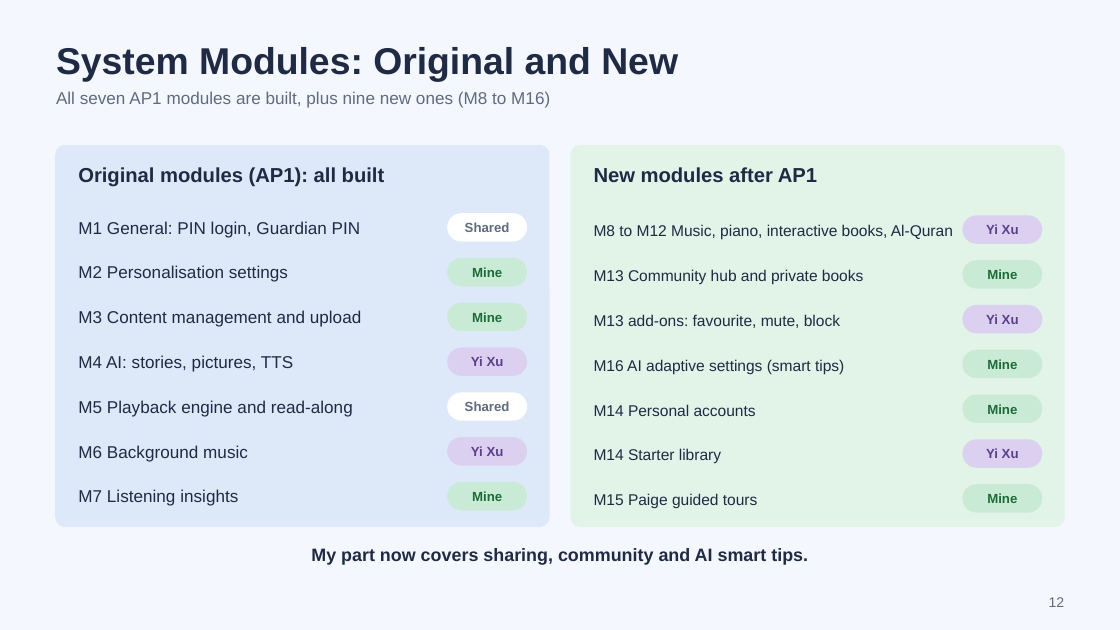
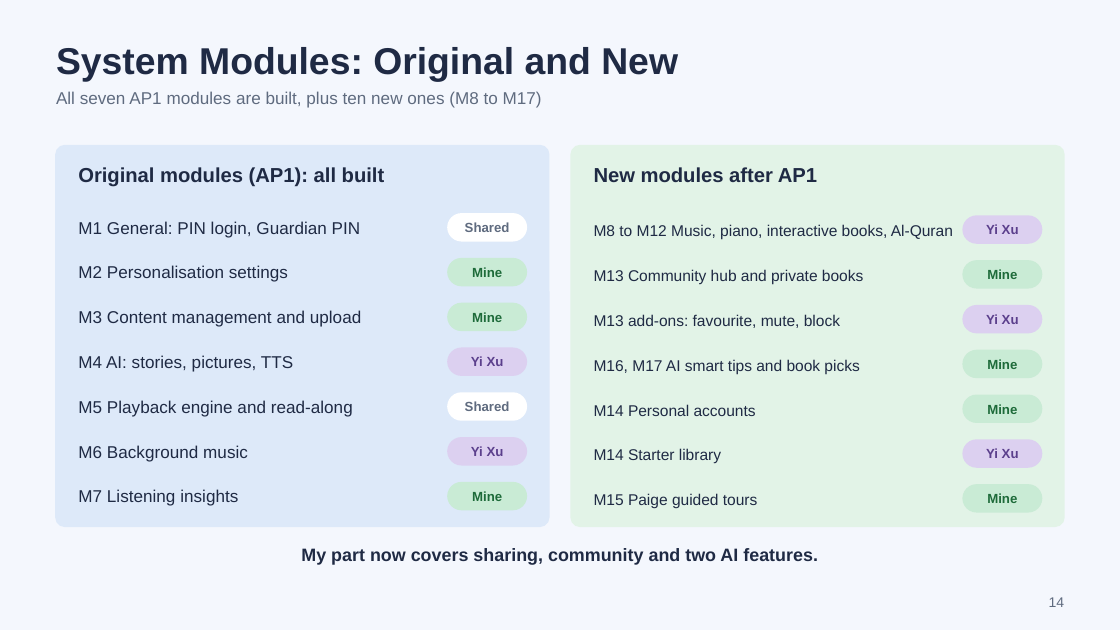
Before and after one commit to scz912/autism_audiobook, a slide deck: slide 14 of deliverables/Visual_Playlist_AP2_Progress.pptx (slide 12 before the commit). Drawn at 1120x630 pixels with LibreOffice and Linux fonts; fonts in the diff are those of the drawing. Boxes give left, top, right and bottom in pixels: in the first picture for what was removed or moved away, otherwise in the second. Text is boxed around its words. In the diff, an @@ line names an element or a change of style, - is before the commit and + after.

```diff
--- a/deliverables/Visual_Playlist_AP2_Progress.pptx
+++ b/deliverables/Visual_Playlist_AP2_Progress.pptx
@@ text at <box>56,91,542,108</box>: text changed @@
-All seven AP1 modules are built, plus nine new ones (M8 to M16)
+All seven AP1 modules are built, plus ten new ones (M8 to M17)
@@ text at <box>594,359,859,374</box>: text changed @@
-M16 AI adaptive settings (smart tips)
+M16, M17 AI smart tips and book picks
@@ text at <box>301,548,818,565</box>: text changed @@
-My part now covers sharing, community and AI smart tips.
+My part now covers sharing, community and two AI features.
@@ page number at <box>1049,597,1065,607</box>: text changed @@
-12
+14
```
Also in this commit, not shown: 9 other slides changed, 2 slides added, 8 other files.
